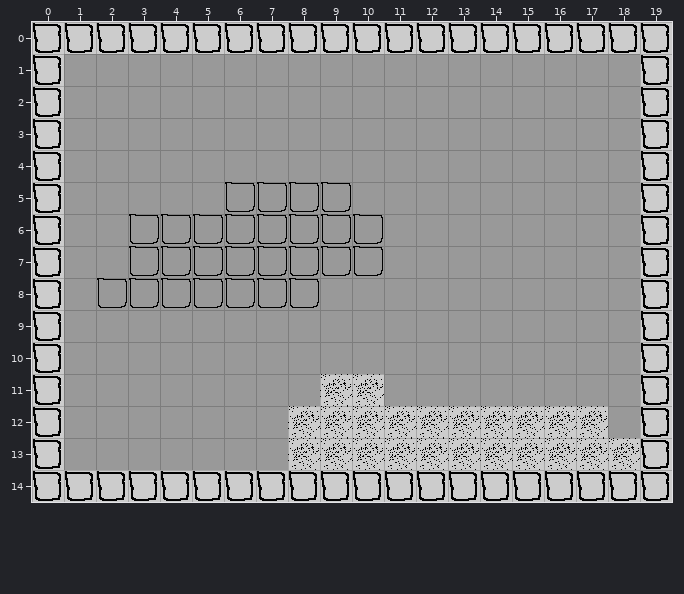
Tiled map (JSON), stored at assets/maps/test_1_1.tmj. This is how it looked before the edit.
Cells are 32x32 px. Shown: x 0..19, y 0..14.
After the commit:
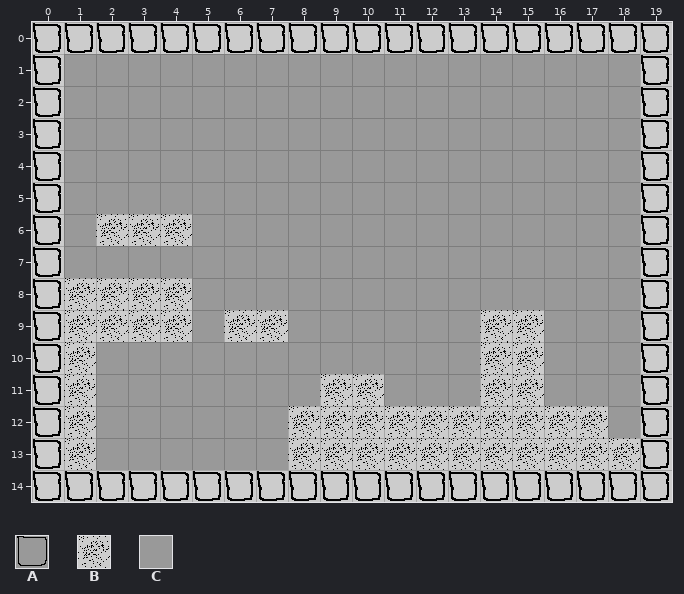
Key: from "test_tiles": A 0 "solid", B 1 "solid", C 3 "air".
_ is an empty cell.
The author wrote: added crouching (need to still fix issue when uncrouching with a block above) and states to use for animations later
Change:
Layer "Tile Layer 1":
y 5: x 6..9 AAAA -> CCCC
y 6: x 2..10 CAAAAAAAA -> BBBCCCCCC
y 7: x 3..10 AAAAAAAA -> CCCCCCCC
y 8: x 1..8 CAAAAAAA -> BBBBCCCC
y 9: x 1..4 CCCC -> BBBB; x 6..7 CC -> BB; x 14..15 CC -> BB
y 10..11: x 1 C -> B; x 14..15 CC -> BB
y 12..13: x 1 C -> B
